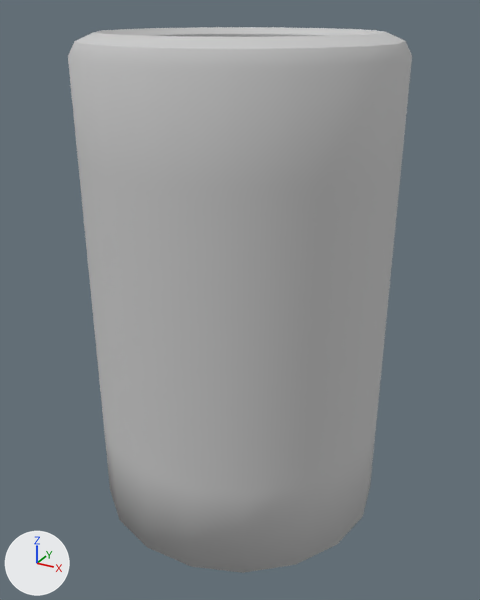
A saved change to the FBX model Assets/Environment/TrashCan.FBX.
Both versions are drawn from a 50 mm camera at (-1.246, 0.439, 0.272) aimed at (-1.58, 1.047, -0.032). Arrows for +X, +Y and +Z are at lower left; the lights stay in place. Where no turn or scale is listed for an object, it has been applied to the vertices.

Objects in the first picture: 'TrashCan'.
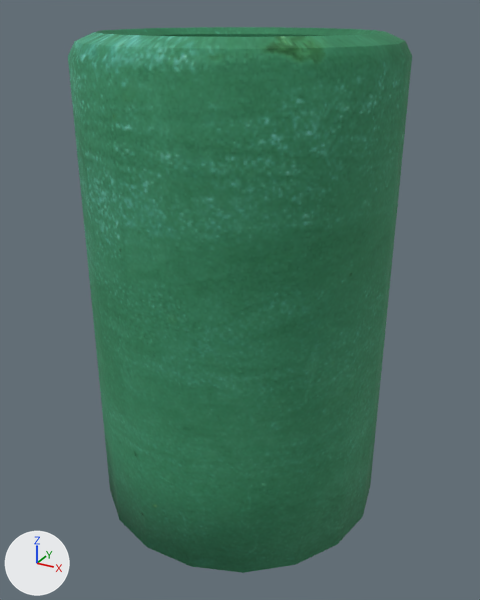
Pixel boxes (x1, y1, x2, y2) of what changed, in the pictures (480 x 600 px):
'TrashCan', recoloured (grey to green)
    both: (68, 27, 412, 573)

The edits, one by one:
Picture 'TrashCan.jpg' (img_trashcan_jpg) is new.
Material '08 - Default' (mat_08___default) is new.
Its texture is img_trashcan_jpg.
Its roughness is 0.859.
me_mesh has 180 vertices, 356 faces and spans x -0.166..0.166, y -0.163..0.163, z 0.0..0.532.
me_mesh no longer uses material mat_02___default (light grey #cacaca).
me_mesh now uses material mat_08___default (picture img_trashcan_jpg).
